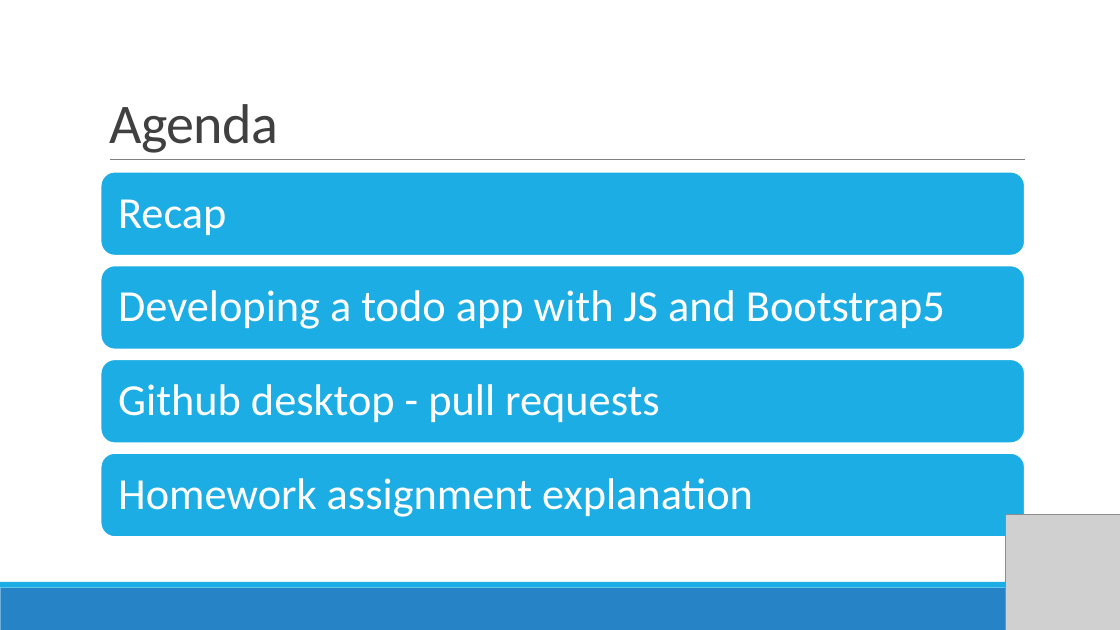
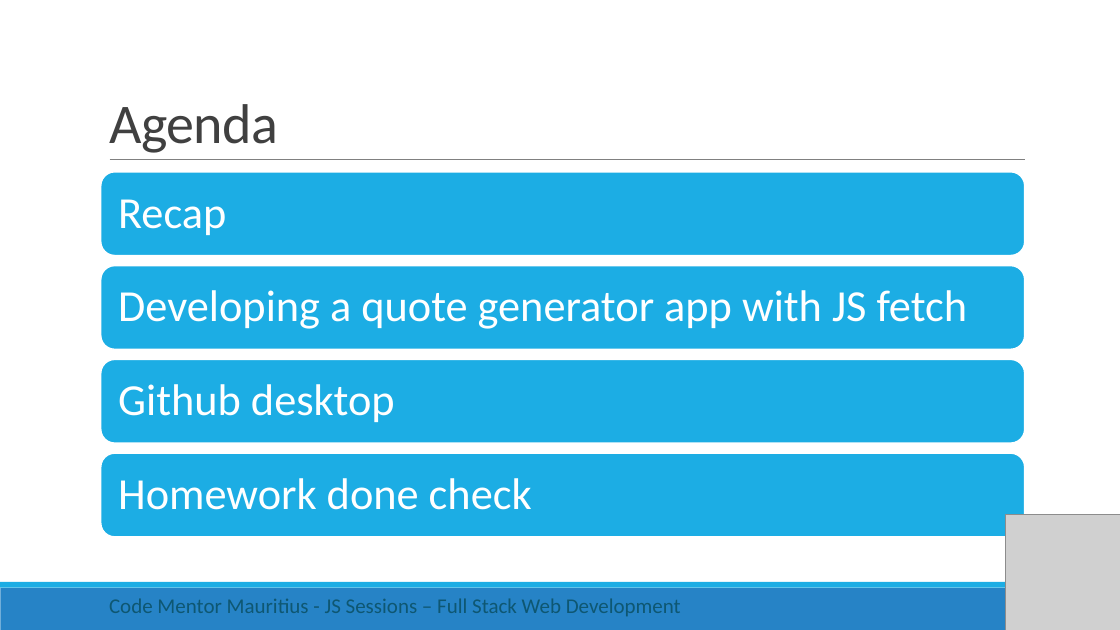
Before and after one commit to rishigujadhur1/Slides, a slide deck: slide 2 of ModernJS/JS Session 5.pptx. Drawn at 1120x630 pixels with LibreOffice and Linux fonts; fonts in the diff are those of the drawing; grey boxes stand for pictures. Boxes give left, top, right and bottom in pixels: in the first picture for what was removed or moved away, otherwise in the second. Text is boxed around its words. In the diff, an @@ line names an element or a change of style, - is before the commit and + after.

Commit message:
Fetch API slides

```diff
--- a/ModernJS/JS Session 5.pptx
+++ b/ModernJS/JS Session 5.pptx
@@ text at box(118, 290, 968, 329): text changed @@
-Developing a todo app with JS and Bootstrap5
+Developing a quote generator app with JS fetch
@@ text at box(118, 384, 395, 422): text changed @@
-Github desktop - pull requests
+Github desktop
@@ text at box(118, 478, 532, 510): text changed @@
-Homework assignment explanation
+Homework done check
@@ text added at box(109, 598, 681, 616), 18 pt, text #0E5772 @@
+Code Mentor Mauritius - JS Sessions – Full Stack Web Development
```
Also in this commit, not shown: 5 other slides changed, 4 slides added, 1 slide removed.
